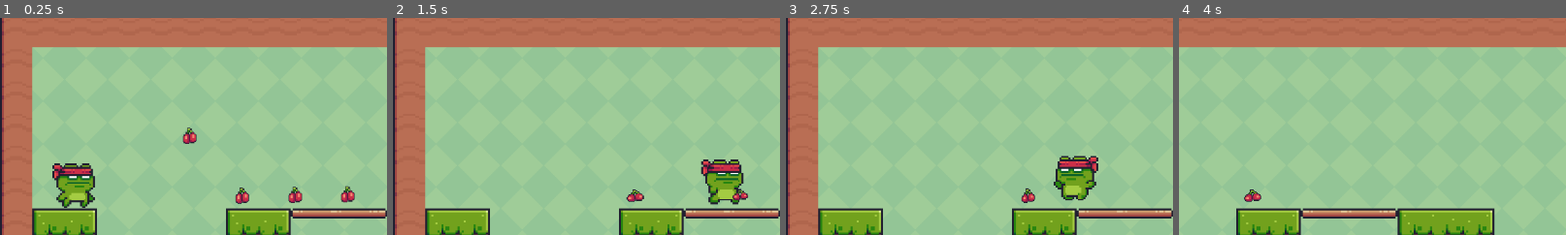
Above: before the commit, frames 1-4 (left to right).
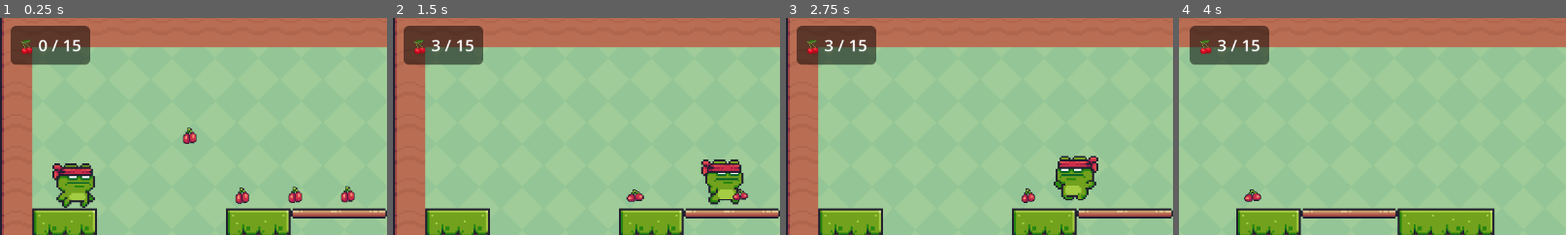
Above: after the commit, the same moments.

Repository: Nex2406/basic-platformer
Game: Godot game, scene res://main.tscn
Same seed, same stepped clock (60 frames per second), same inputs: the game is played once before the commit and once after it.
Inputs:
- Up to frame 1 (0.25 s): no input
- Up to frame 2 (1.5 s): tap Enter (ui_accept) at 0.5, 0.77 s; hold Right (ui_right) from 0.53 s (still down)
- Up to frame 3 (2.75 s): tap Enter (ui_accept) at 1.52 s; release Right (ui_right) at 2.03 s; hold Left (ui_left) from 2.03 s (still down)
- Up to frame 4 (4 s): release Left (ui_left) at 2.78 s; hold Right (ui_right) from 2.78 s (still down); tap Enter (ui_accept) at 3.02, 3.77 s
The pictures show only the part of the screen within x 0-50%, y 1-51%; the shares and areas given below are measured in that part.

The runs differ from the first frame. In frame 1, 3.6% of the frame differs, in the area x 2-24%, y 3-22%; in frame 2, 3.6%; in frame 3, 3.6%; in frame 4, 3.6%.

Commit message:
feat(hud): cherry counter in top-left CanvasLayer
cherry_hud.tscn (CanvasLayer + PanelContainer + Label) overlays a
semi-transparent rounded dark panel in the top-left showing '🍒 X / N'.
Bold white text at 24pt via SystemFont weight 700; StyleBoxFlat handles
the rounded panel (corner_radius=8, content_margin=12, bg alpha=0.5).

cherry_hud.gd counts collectables in the active scene at _ready (any
node whose name begins with 'collectable') and refreshes the label
every frame from GameState.cherry_count. The per-frame refresh is the
simplest way to react to pickups without adding a signal on GameState.

Co-Authored-By: Claude Opus 4.7 <noreply@anthropic.com>

Diff:
--- a/main.tscn
+++ b/main.tscn
@@ -9,6 +9,7 @@
 [ext_resource type="PackedScene" path="res://scenes/fall_plane.tscn" id="7_fp"]
 [ext_resource type="PackedScene" path="res://scenes/rotating_spike.tscn" id="8_rs"]
 [ext_resource type="PackedScene" path="res://scenes/level_end.tscn" id="9_le"]
+[ext_resource type="PackedScene" path="res://scenes/cherry_hud.tscn" id="10_hud"]
 
 [sub_resource type="TileSetAtlasSource" id="TileSetAtlasSource_7mycd"]
 texture = ExtResource("2_1bvp3")
@@ -283,3 +284,5 @@
 
 [node name="LevelEnd" parent="." instance=ExtResource("9_le")]
 position = Vector2(3576, 352)
+
+[node name="CherryHUD" parent="." instance=ExtResource("10_hud")]
--- /dev/null
+++ b/scenes/cherry_hud.gd
@@ -0,0 +1,22 @@
+extends CanvasLayer
+
+@onready var label: Label = $PanelContainer/Label
+var total: int = 0
+
+func _ready() -> void:
+	total = _count_collectables()
+	_refresh()
+
+func _process(_delta: float) -> void:
+	_refresh()
+
+func _refresh() -> void:
+	label.text = "🍒 %d / %d" % [GameState.cherry_count, total]
+
+func _count_collectables() -> int:
+	var root: Node = get_tree().current_scene
+	var count: int = 0
+	for child in root.get_children():
+		if child.name.begins_with("collectable"):
+			count += 1
+	return count
--- /dev/null
+++ b/scenes/cherry_hud.tscn
@@ -0,0 +1,35 @@
+[gd_scene load_steps=4 format=3 uid="uid://cherryhud000001"]
+
+[ext_resource type="Script" path="res://scenes/cherry_hud.gd" id="1_hud"]
+
+[sub_resource type="SystemFont" id="SystemFont_bold"]
+font_names = PackedStringArray("Segoe UI", "Segoe UI Emoji", "Arial")
+font_weight = 700
+
+[sub_resource type="StyleBoxFlat" id="StyleBoxFlat_hud"]
+bg_color = Color(0, 0, 0, 0.5)
+corner_radius_top_left = 8
+corner_radius_top_right = 8
+corner_radius_bottom_right = 8
+corner_radius_bottom_left = 8
+content_margin_left = 12.0
+content_margin_top = 12.0
+content_margin_right = 12.0
+content_margin_bottom = 12.0
+
+[node name="CherryHUD" type="CanvasLayer"]
+script = ExtResource("1_hud")
+layer = 5
+
+[node name="PanelContainer" type="PanelContainer" parent="."]
+offset_left = 16.0
+offset_top = 16.0
+offset_right = 16.0
+offset_bottom = 16.0
+theme_override_styles/panel = SubResource("StyleBoxFlat_hud")
+
+[node name="Label" type="Label" parent="PanelContainer"]
+text = "🍒 0 / 0"
+theme_override_fonts/font = SubResource("SystemFont_bold")
+theme_override_font_sizes/font_size = 24
+theme_override_colors/font_color = Color(1, 1, 1, 1)
Not shown: 1 places in main.tscn that only renumber resources
Not shown, added: scenes/cherry_hud.gd.uid
Not shown, changed: docs/index.html
Not shown, changed: docs/index.pck
